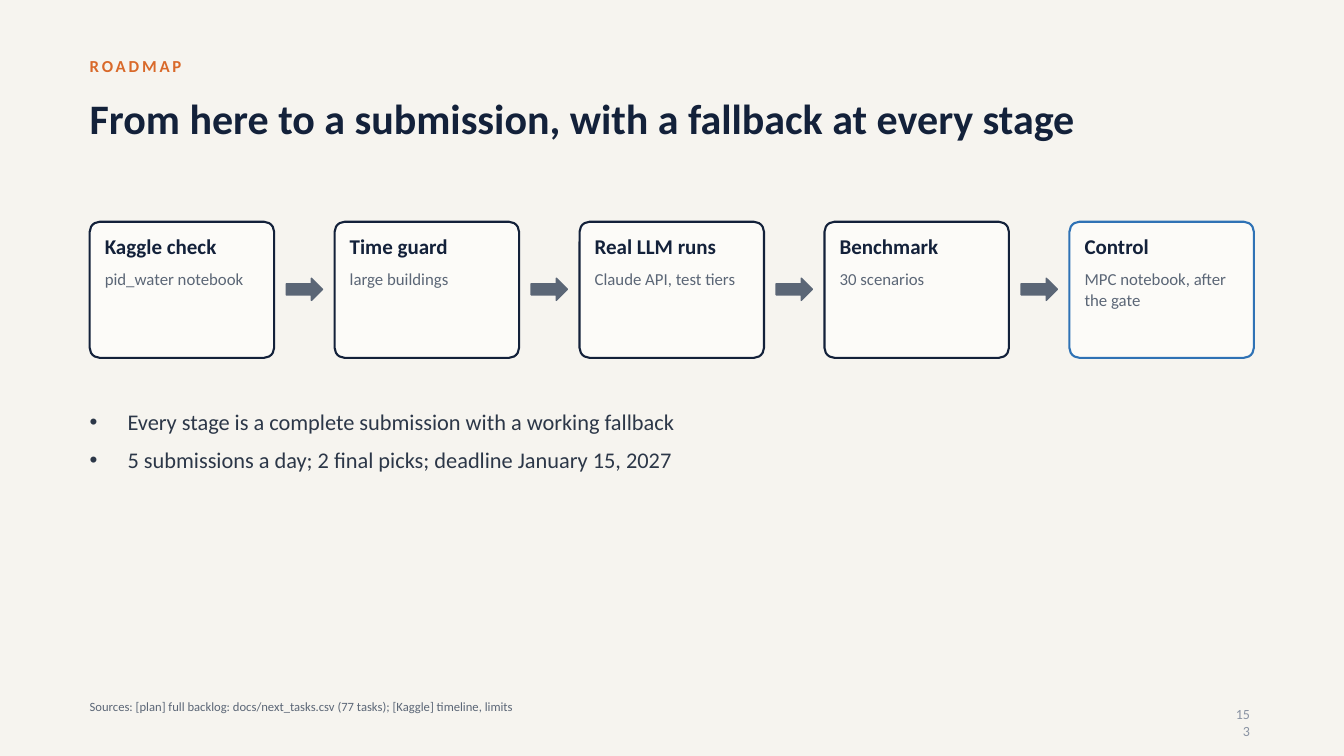
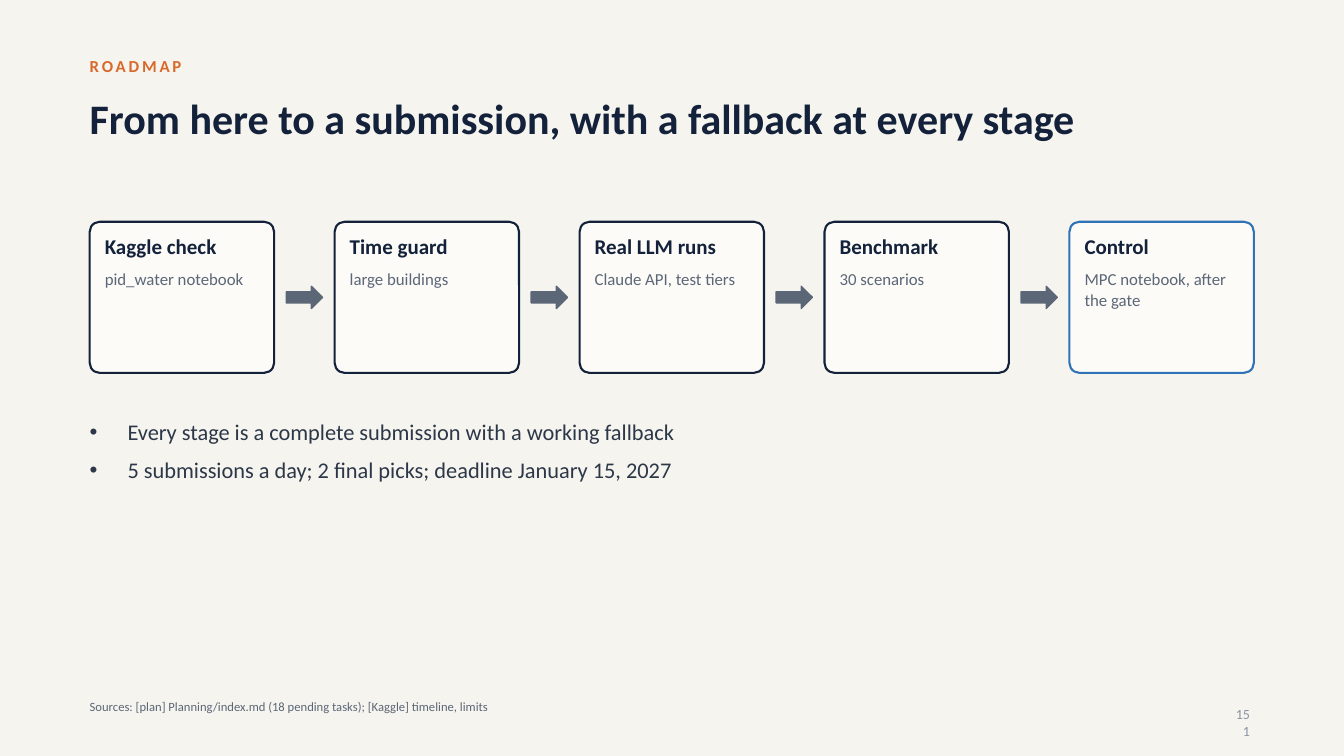
Before and after one commit to srivathsanb14/working-code, a slide deck: slide 151 of docs/One_Controller_for_Every_Building_meeting.pptx (slide 153 before the commit). Drawn at 1344x756 pixels with LibreOffice and Linux fonts; fonts in the diff are those of the drawing. Boxes give left, top, right and bottom in pixels: in the first picture for what was removed or moved away, otherwise in the second. Text is boxed around its words. In the diff, an @@ line names an element or a change of style, - is before the commit and + after.

```diff
--- a/docs/One_Controller_for_Every_Building_meeting.pptx
+++ b/docs/One_Controller_for_Every_Building_meeting.pptx
@@ rounded rectangle: place and size @@
-rounded rectangle at [90, 222, 274, 358]
+rounded rectangle at [90, 222, 274, 373]
@@ rounded rectangle: place and size @@
-rounded rectangle at [335, 222, 519, 358]
+rounded rectangle at [335, 222, 519, 373]
@@ rounded rectangle: place and size @@
-rounded rectangle at [580, 222, 764, 358]
+rounded rectangle at [580, 222, 764, 373]
@@ rounded rectangle: place and size @@
-rounded rectangle at [825, 222, 1009, 358]
+rounded rectangle at [825, 222, 1009, 373]
@@ proportions changed in 5 elements at [90, 222, 274, 373], [335, 222, 519, 373], [580, 222, 764, 373], [825, 222, 1009, 373], [1070, 222, 1254, 373] @@
@@ rounded rectangle: place and size @@
-rounded rectangle at [1070, 222, 1254, 358]
+rounded rectangle at [1070, 222, 1254, 373]
@@ 4 right arrows: place and size @@
-4 right arrows at [286, 278, 1058, 300]
+4 right arrows at [286, 286, 1058, 309]
@@ text "Every stage is a complete ...": place and size @@
-text "Every stage is a complete ..." at [128, 414, 674, 472]
+text "Every stage is a complete ..." at [128, 424, 674, 482]
@@ text at [90, 702, 488, 713]: text changed @@
-Sources: [plan] full backlog: docs/next_tasks.csv (77 tasks); [Kaggle] timeline, limits
+Sources: [plan] Planning/index.md (18 pending tasks); [Kaggle] timeline, limits
@@ page number at [1220, 701, 1260, 731]: text changed @@
-153
+151
```
Also in this commit, not shown: 25 other slides changed, 1 slide added, 3 slides removed, 50 other files.
